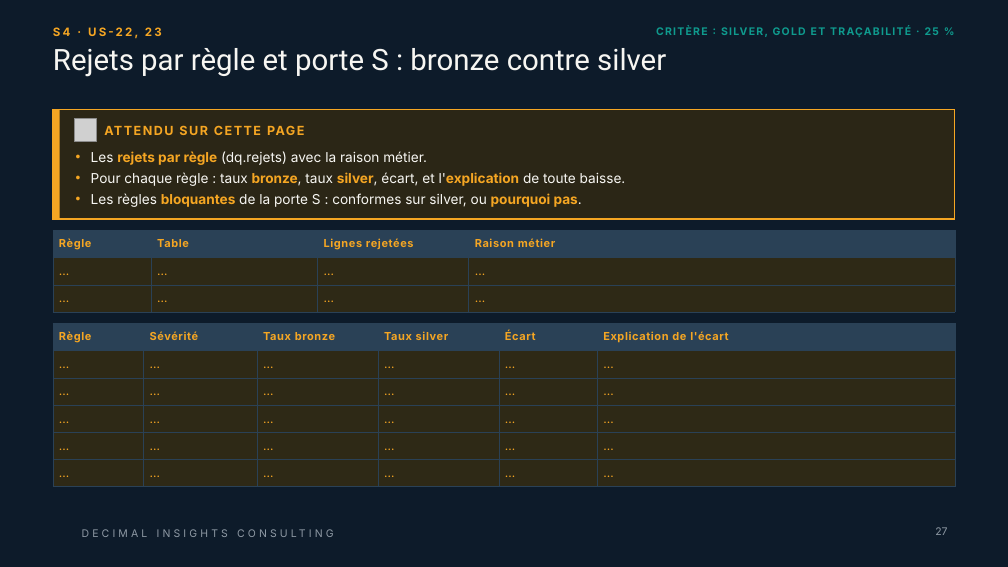
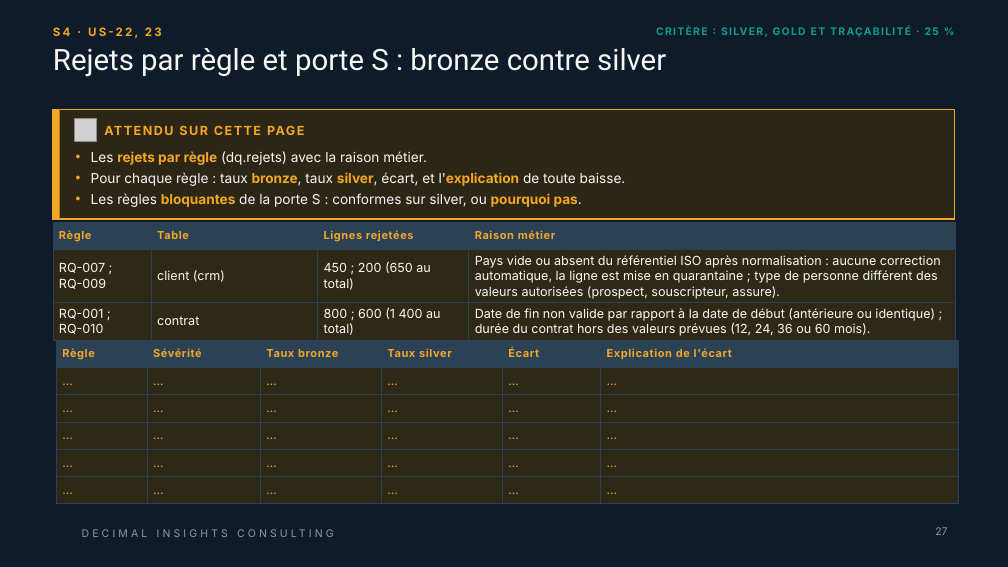
Before and after one commit to linam02/td-qualite-g04, a slide deck: slide 27 of livrables/Livrable_Groupe_TD_AssurConnect [Enregistrement automatique].pptx. Drawn at 1008x567 pixels with LibreOffice and Linux fonts; fonts in the diff are those of the drawing; grey boxes stand for pictures; background and template pictures are left out. Boxes give left, top, right and bottom in pixels: in the first picture for what was removed or moved away, otherwise in the second. Text is boxed around its words. In the diff, an @@ line names an element or a change of style, - is before the commit and + after.

```diff
--- a/livrables/Livrable_Groupe_TD_AssurConnect [Enregistrement automatique].pptx
+++ b/livrables/Livrable_Groupe_TD_AssurConnect [Enregistrement automatique].pptx
@@ table at box(53, 222, 955, 340) @@
-row 2: … | … | … | …
+row 2: RQ-007 ; RQ-009 | client (crm) | 450 ; 200 (650 au total) | Pays vide ou absent du référentiel ISO après normalisation : aucune correction automatique, la ligne est mise en quarantaine ; type de personne différent des valeurs autorisées (prospect, souscripteur, assure).
-row 3: … | … | … | …
+row 3: RQ-001 ; RQ-010 | contrat | 800 ; 600 (1 400 au total) | Date de fin non valide par rapport à la date de début (antérieure ou identique) ; durée du contrat hors des valeurs prévues (12, 24, 36 ou 60 mois).
@@ table: place and size @@
-table at box(53, 231, 955, 312)
+table at box(53, 222, 955, 340)
@@ table: place and size @@
-table at box(53, 324, 955, 487)
+table at box(56, 340, 958, 504)
```
Also in this commit, not shown: 4 other slides changed.
